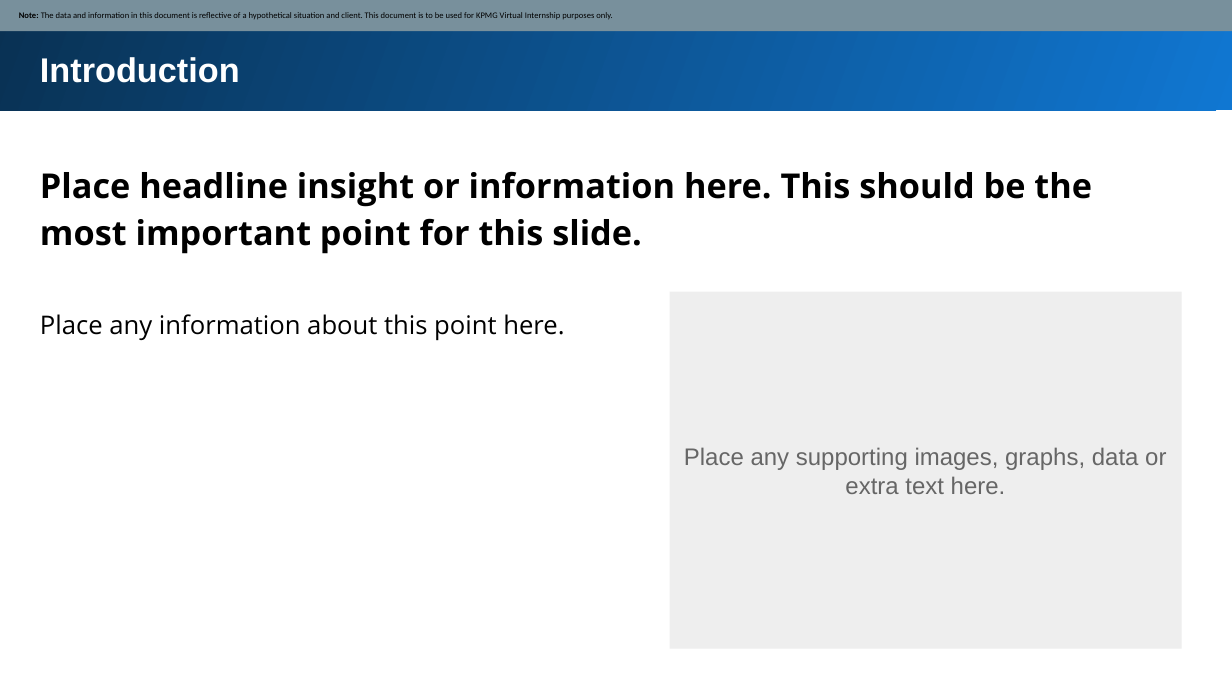
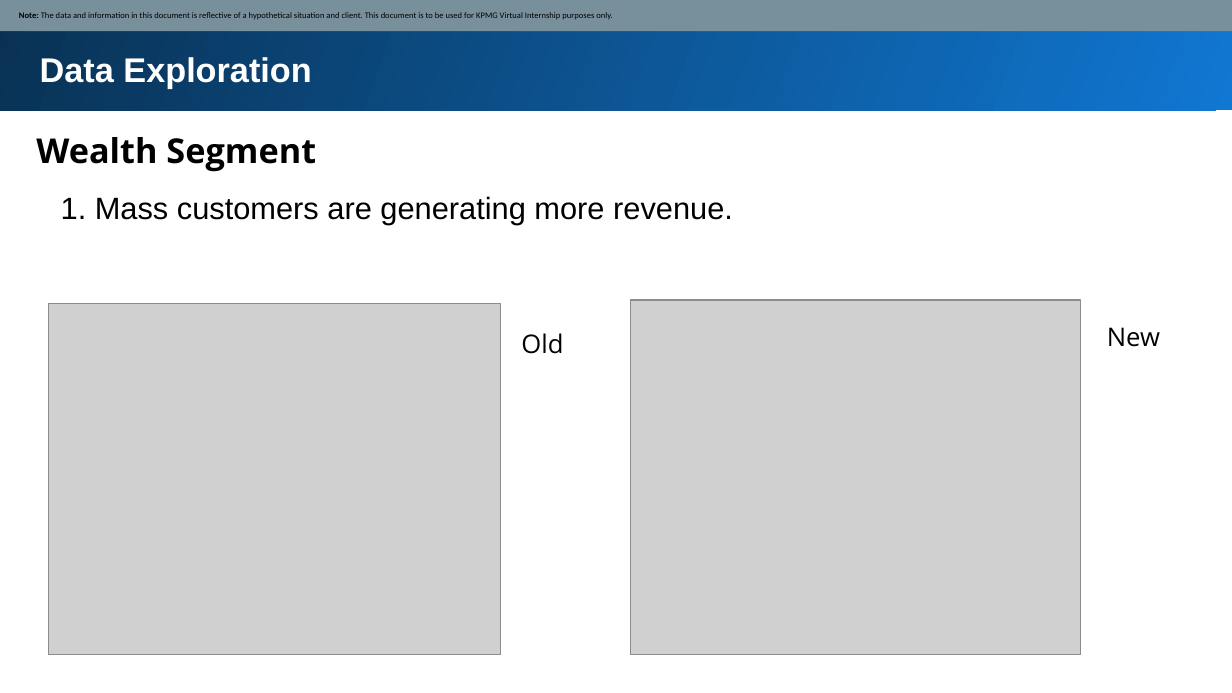
Before and after one commit to omkarpawar1430/KPMG-Virtual-Internship, a slide deck: slide 7 of Module 2/Module_2_Template_slide.pptx (slide 3 before the commit). Drawn at 1232x693 pixels with LibreOffice and Linux fonts; fonts in the diff are those of the drawing; grey boxes stand for pictures. Boxes give left, top, right and bottom in pixels: in the first picture for what was removed or moved away, otherwise in the second. Text is boxed around its words. In the diff, an @@ line names an element or a change of style, - is before the commit and + after.

```diff
--- a/Module 2/Module_2_Template_slide.pptx
+++ b/Module 2/Module_2_Template_slide.pptx
@@ text at [40, 57, 311, 88]: text changed @@
-Introduction
+Data Exploration
@@ text added at [36, 137, 316, 172], 20 pt, text #000000, bold @@
+Wealth Segment
@@ text removed at [40, 171, 1092, 254] @@
-Place headline insight or information here. This should be the most important point for this slide.
@@ text added at [61, 196, 733, 224], 18 pt, text #000000 @@
+1. Mass customers are generating more revenue.
@@ picture added at [631, 299, 1080, 654] @@
@@ rectangle removed at [670, 292, 1183, 649] @@
@@ text removed at [40, 314, 564, 341] @@
-Place any information about this point here.
@@ picture added at [48, 303, 500, 654] @@
@@ text added at [1107, 327, 1160, 347], 15 pt, text #000000 @@
+New
@@ text added at [521, 333, 563, 354], 15 pt, text #000000 @@
+Old
@@ text removed at [684, 447, 1166, 494] @@
-Place any supporting images, graphs, data or extra text here.
```
Also in this commit, not shown: 5 other slides changed, 8 slides added, 2 slides removed, 5 other files.
